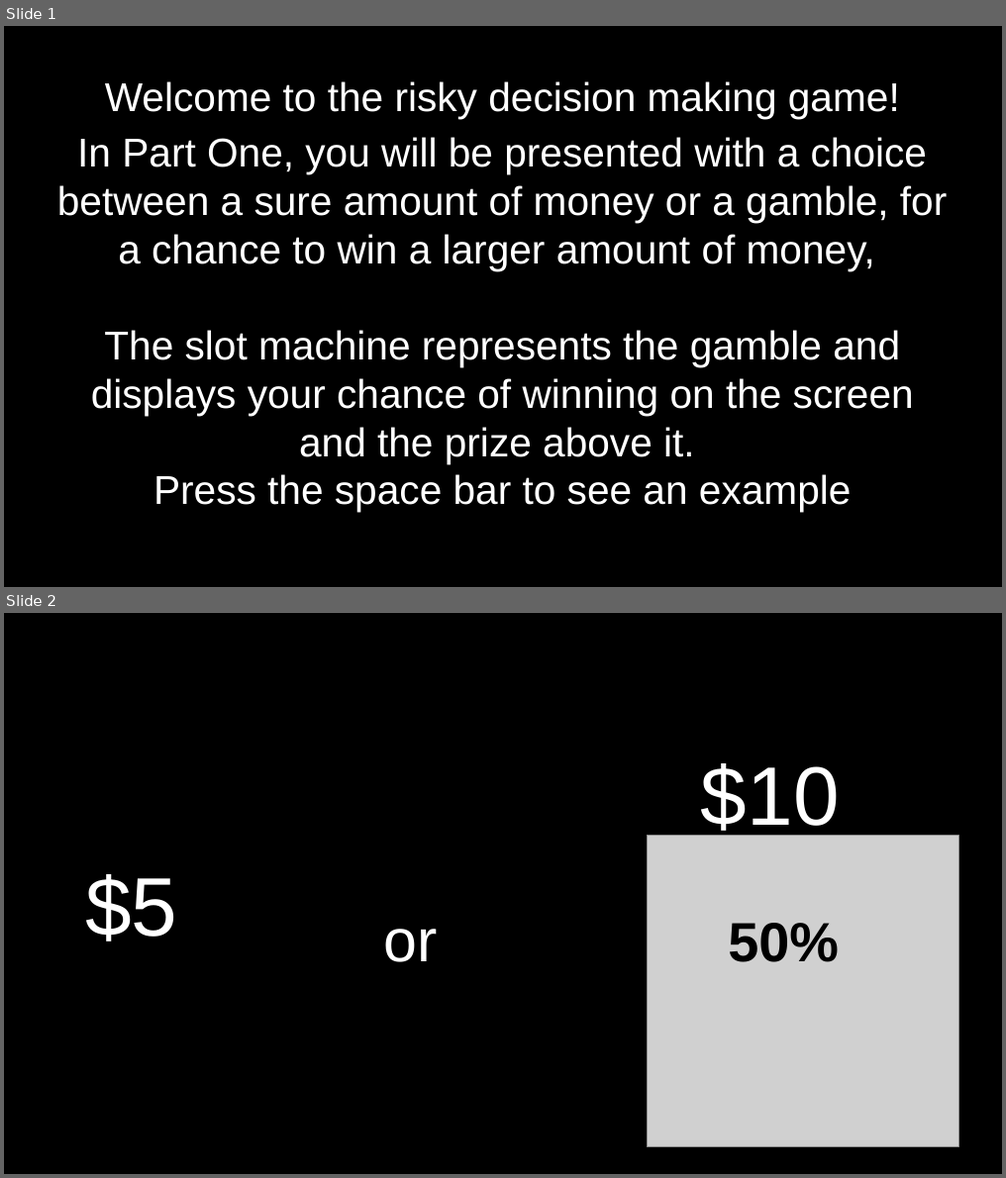
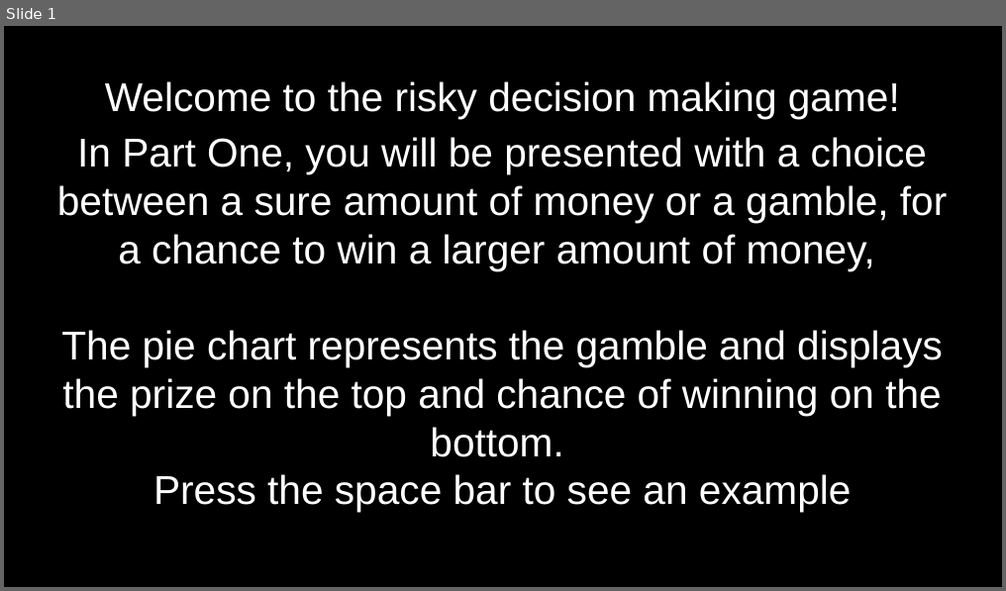
Before and after one commit to jbdenniso/Amb_aversion_task, a slide deck: AmbAver/Amb_Aver/code/Instructions.odp. Shown one above the other, each under a label of ours: slides 1 and 2 before the commit, slide 1 after it. The pictures are 1006x1178 and 1006x591 pixels, drawn with LibreOffice and Linux fonts; fonts in the diff are those of the drawing; grey boxes stand for pictures. Boxes give left, top, right and bottom in pixels: in the first picture for what was removed or moved away, otherwise in the second. Text is boxed around its words. In the diff, an @@ line names an element or a change of style, - is before the commit and + after.

```diff
--- a/AmbAver/Amb_Aver/code/Instructions.odp
+++ b/AmbAver/Amb_Aver/code/Instructions.odp
@@ slide 2 removed at <box>4,613,1002,1174</box>, background #000000 @@
@@ text removed at <box>701,763,840,841</box> @@
-$10
@@ picture removed at <box>647,836,958,1148</box> @@
@@ text removed at <box>85,874,177,942</box> @@
-$5
@@ text removed at <box>384,929,438,962</box> @@
-or
@@ text removed at <box>728,923,839,962</box> @@
-50%
@@ slide 1 changed as well @@
@@ subtitle at <box>61,330,943,458</box>: text changed @@
-The slot machine represents the gamble and displays your chance of winning on the screen and the prize above it.
+The pie chart represents the gamble and displays the prize on the top and chance of winning on the bottom.
```
Also in this commit, not shown: 3 other slides changed, 2 slides added, 1 other slide removed, 19 other files.
